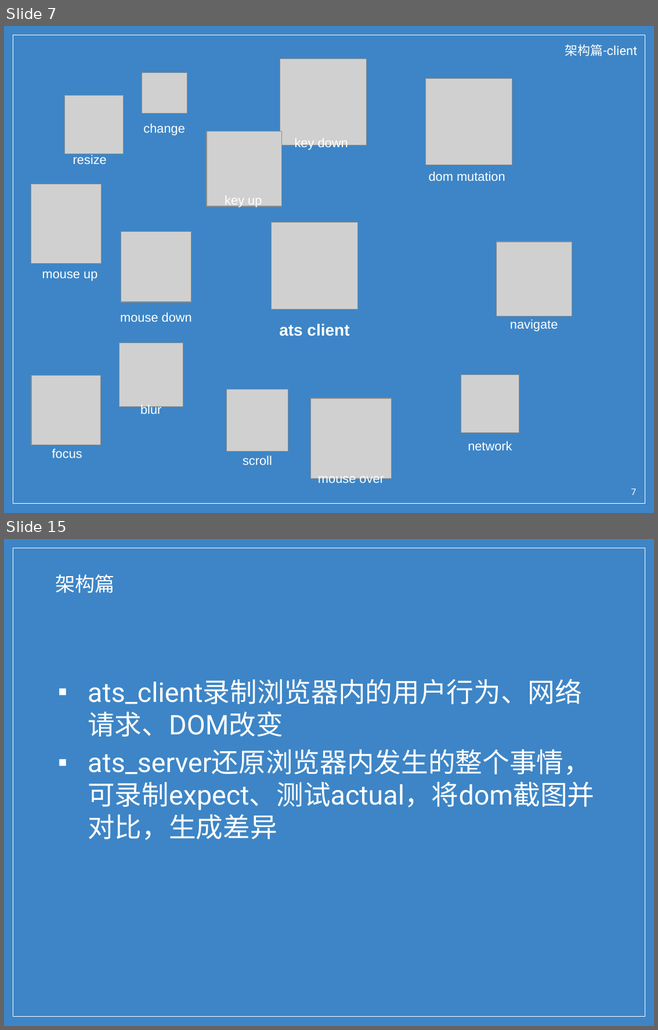
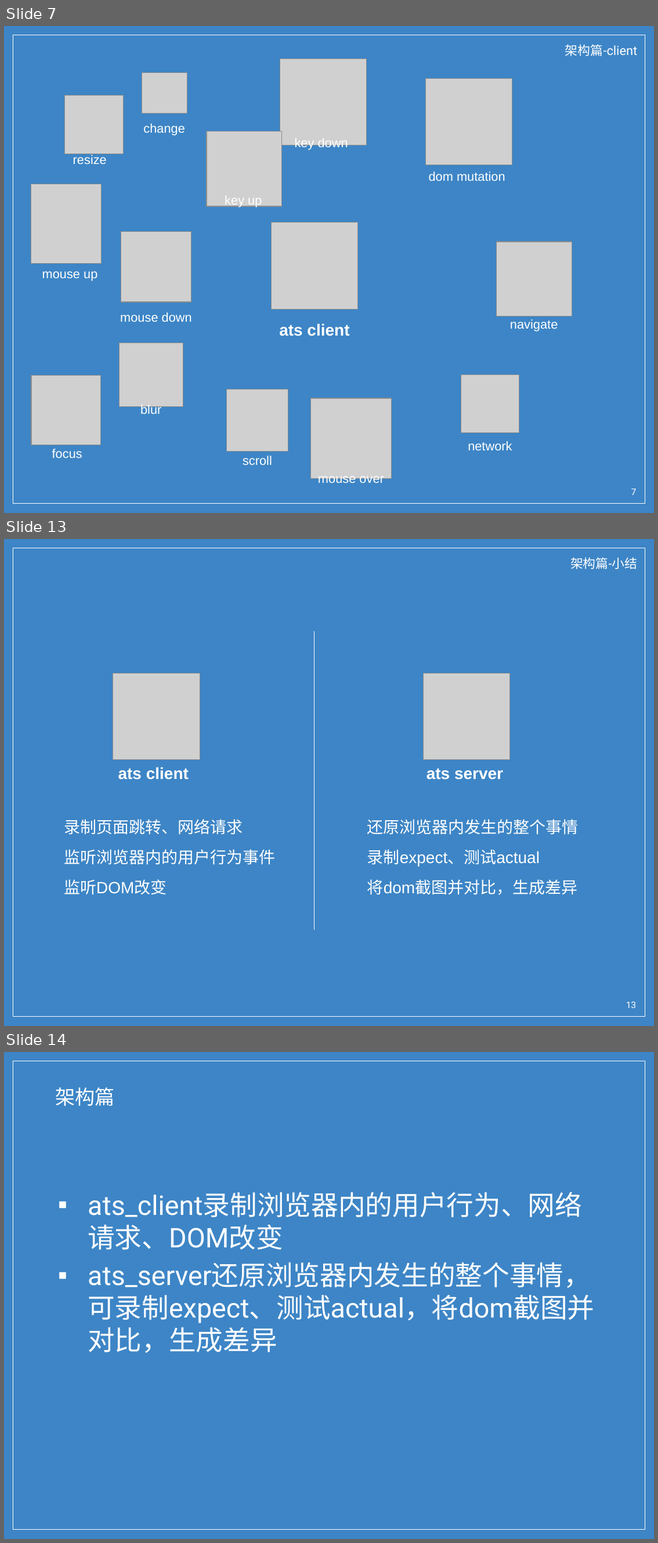
Before and after one commit to wu0792/ats_client, a slide deck: ext/share.pptx. Shown one above the other, each under a label of ours: slides 7 and 15 before the commit, slides 7, 13 and 14 after it; the slides between them are not shown. The pictures are 658x1030 and 658x1543 pixels, drawn with LibreOffice and Linux fonts; fonts in the diff are those of the drawing; grey boxes stand for pictures; background and template pictures are left out. Boxes give left, top, right and bottom in pixels: in the first picture for what was removed or moved away, otherwise in the second. Text is boxed around its words. In the diff, an @@ line names an element or a change of style, - is before the commit and + after.

```diff
--- a/ext/share.pptx
+++ b/ext/share.pptx
@@ slide 13 added at [4,539,654,1026], background picture (left out); not listed: 1 template element that a slide beside it also shows @@
@@ text added at [570,557,637,569], 14 pt, text #FFFFFF @@
+架构篇-小结
@@ line added from (314, 631) to (314, 930), #FFFFFF 0.75 pt @@
@@ picture added at [113,674,199,760] @@
@@ picture added at [423,674,509,760] @@
@@ text added at [118,767,188,780], 18 pt, text #FFFFFF, bold @@
+ats client
@@ text added at [426,768,503,780], 18 pt, text #FFFFFF, bold @@
+ats server
@@ text added at [64,819,275,895], 18 pt, text #FFFFFF @@
+录制页面跳转、网络请求
+  监听浏览器内的用户行为事件
+  监听DOM改变
@@ text added at [367,819,578,895], 18 pt, text #FFFFFF @@
+还原浏览器内发生的整个事情
+录制expect、测试actual
+将dom截图并对比，生成差异
@@ page number added at [626,1002,636,1008], 10 pt, text #FFFFFF @@
+13
@@ what was slide 15 is now slide 14 @@
```
Also in this commit, not shown: 6 slides changed, 1 other slide added, 3 slides removed.
